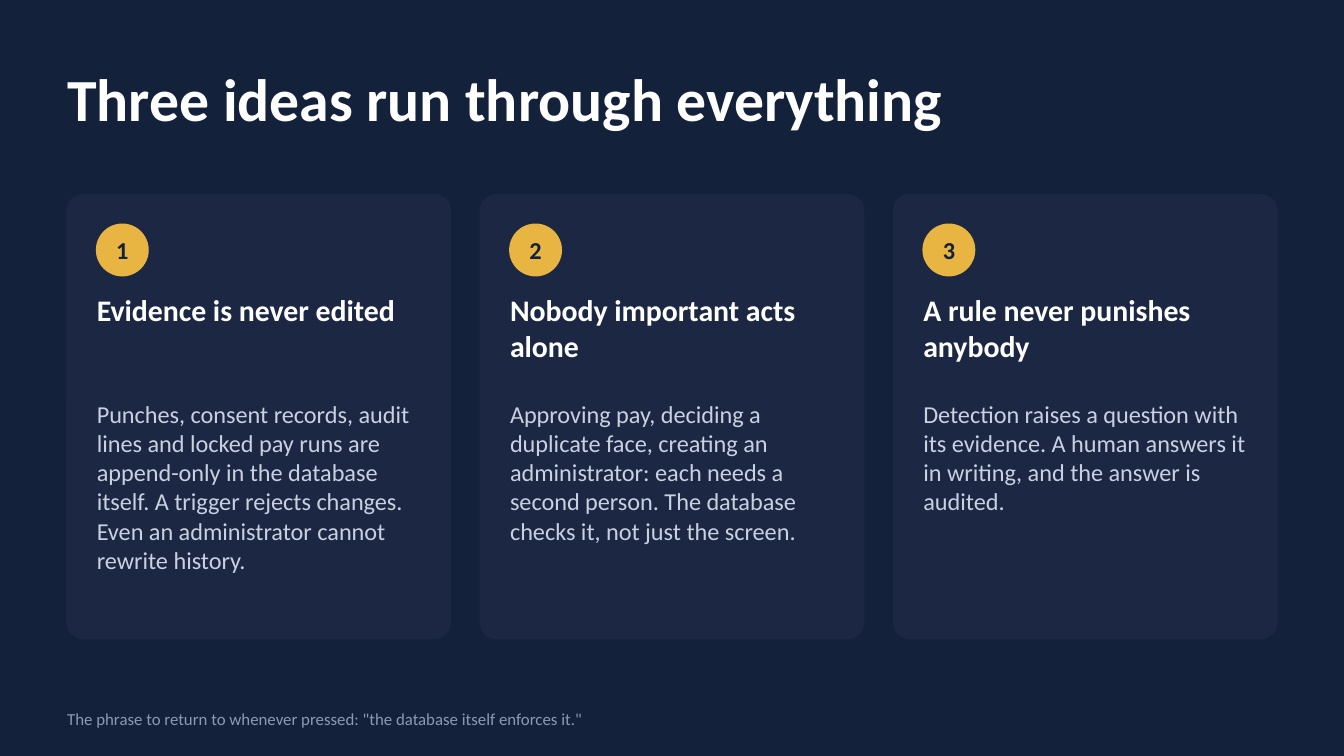
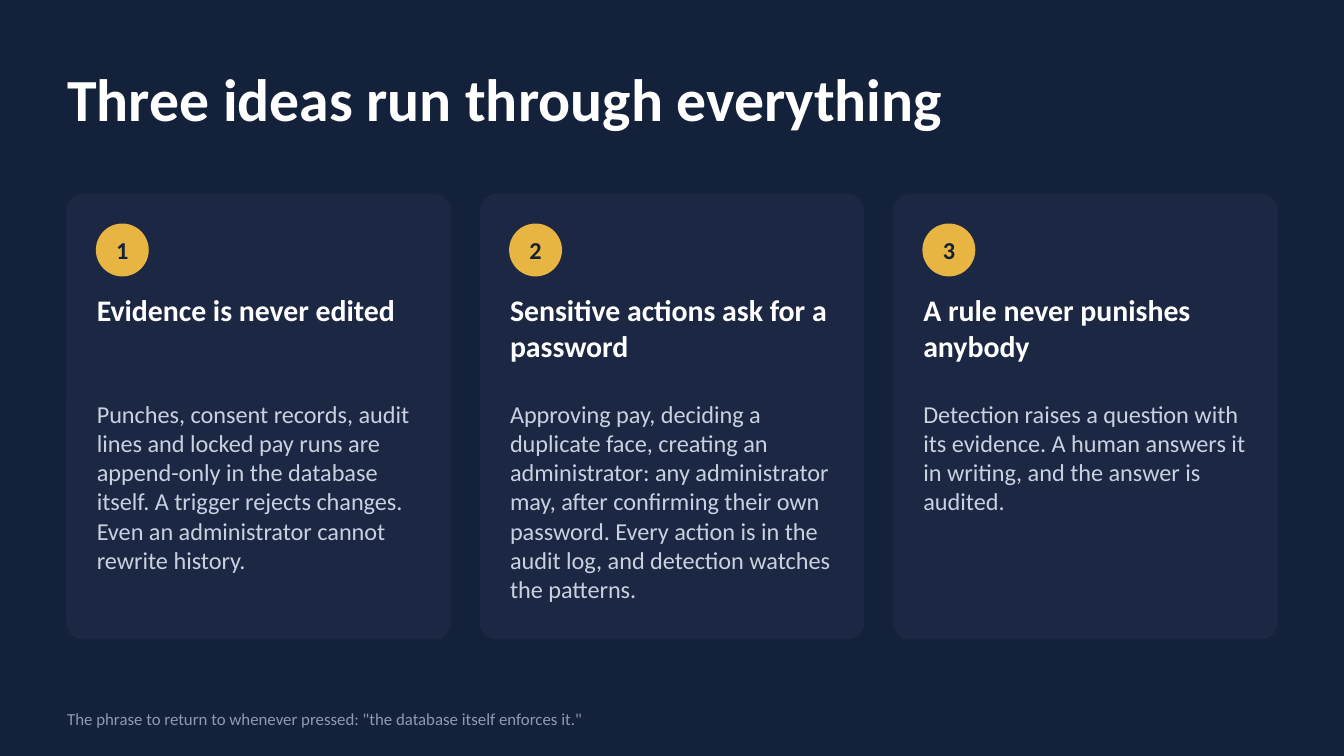
Before and after one commit to TEAM-DEVV/samtec-security-system, a slide deck: slide 5 of docs/guides/SAMTEC-defence-slides.pptx. Drawn at 1344x756 pixels with LibreOffice and Linux fonts; fonts in the diff are those of the drawing. Boxes give left, top, right and bottom in pixels: in the first picture for what was removed or moved away, otherwise in the second. Text is boxed around its words. In the diff, an @@ line names an element or a change of style, - is before the commit and + after.

```diff
--- a/docs/guides/SAMTEC-defence-slides.pptx
+++ b/docs/guides/SAMTEC-defence-slides.pptx
@@ text at box(510, 300, 827, 362): text changed @@
-Nobody important acts alone
+Sensitive actions ask for a password
@@ text at box(510, 406, 830, 602): text changed @@
-Approving pay, deciding a duplicate face, creating an administrator: each needs a second person. The database checks it, not just the screen.
+Approving pay, deciding a duplicate face, creating an administrator: any administrator may, after confirming their own password. Every action is in the audit log, and detection watches the patterns.
```
Also in this commit, not shown: 3 other slides changed, 22 other files.
